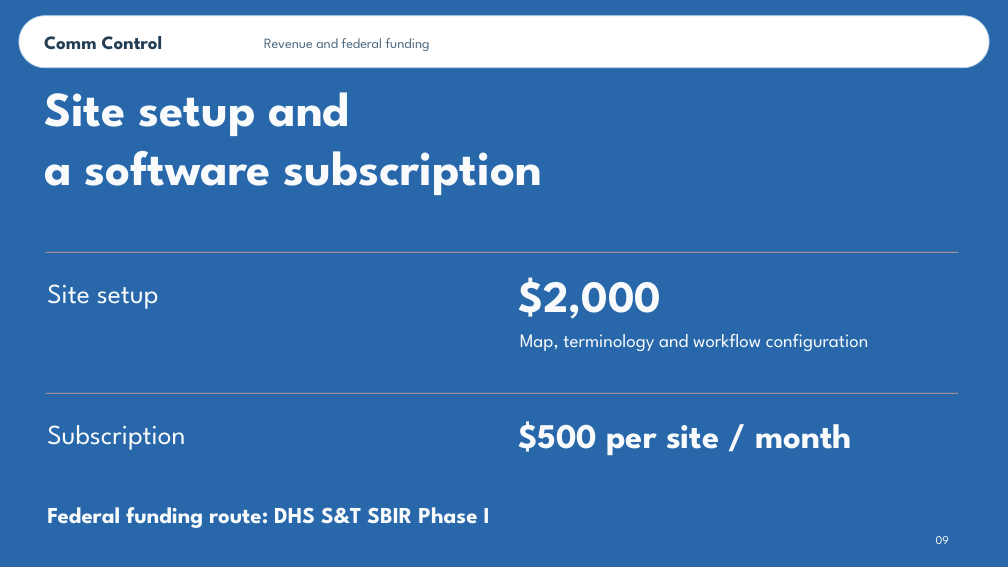
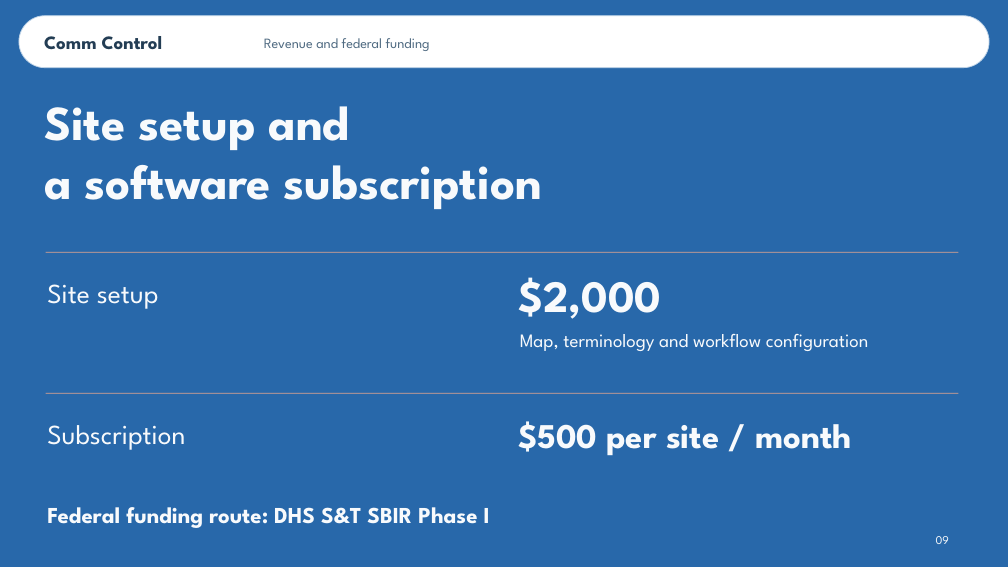
Before and after one commit to mihirduvedi/comm-control, a slide deck: slide 9 of presentation/Comm_Control_Pitch.pptx. Drawn at 1008x567 pixels with LibreOffice and Linux fonts; fonts in the diff are those of the drawing. Boxes give left, top, right and bottom in pixels: in the first picture for what was removed or moved away, otherwise in the second. Text is boxed around its words. In the diff, an @@ line names an element or a change of style, - is before the commit and + after.

```diff
--- a/presentation/Comm_Control_Pitch.pptx
+++ b/presentation/Comm_Control_Pitch.pptx
@@ text "Site setup and" moved from (x1=44, y1=92, x2=542, y2=195) to (x1=44, y1=106, x2=542, y2=209) @@
```
Also in this commit, not shown: 8 other slides changed, 2 other files.
